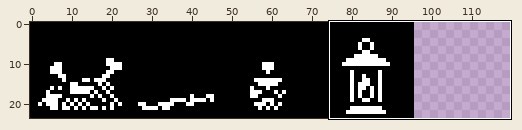
Two states of a pixel-art file, assets/asesprite/items_ase.aseprite. Above: a wide view before the commit, with the close-up outlined.
Close-up. Before the edit:
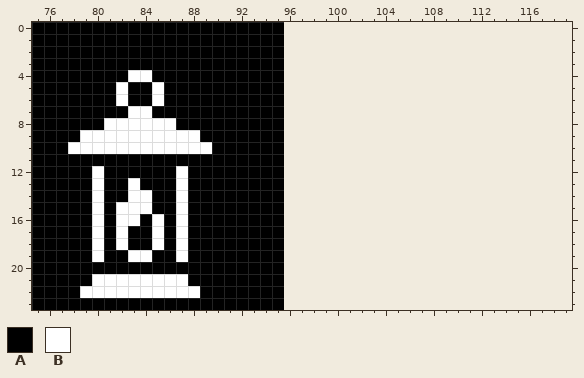
96x24 pixels, 1 frame. Shown: x 75..119, y 0..23. The old version is drawn lined up with the new one, on the new canvas.
Visible layers, top first: "Layer 1", "Layer".
Palette (. is transparent): A #000000  B #ffffff
Pixels before, first column x 75:
 0 AAAAAAAAAAAAAAAAAAAAA
 1 AAAAAAAAAAAAAAAAAAAAA
 2 AAAAAAAAAAAAAAAAAAAAA
 3 AAAAAAAAAAAAAAAAAAAAA
 4 AAAAAAAABBAAAAAAAAAAA
 5 AAAAAAABAABAAAAAAAAAA
 6 AAAAAAABAABAAAAAAAAAA
 7 AAAAAAAABBAAAAAAAAAAA
 8 AAAAAABBBBBBAAAAAAAAA
 9 AAAABBBBBBBBBBAAAAAAA
10 AAABBBBBBBBBBBBAAAAAA
11 AAAAAAAAAAAAAAAAAAAAA
12 AAAAABAAAAAABAAAAAAAA
13 AAAAABAABAAABAAAAAAAA
14 AAAAABAABBAABAAAAAAAA
15 AAAAABABBBAABAAAAAAAA
16 AAAAABABBABABAAAAAAAA
17 AAAAABABAABABAAAAAAAA
18 AAAAABABAABABAAAAAAAA
19 AAAAABAABBAABAAAAAAAA
20 AAAAAAAAAAAAAAAAAAAAA
21 AAAAABBBBBBBBAAAAAAAA
22 AAAABBBBBBBBBBAAAAAAA
23 AAAAAAAAAAAAAAAAAAAAA
New version:
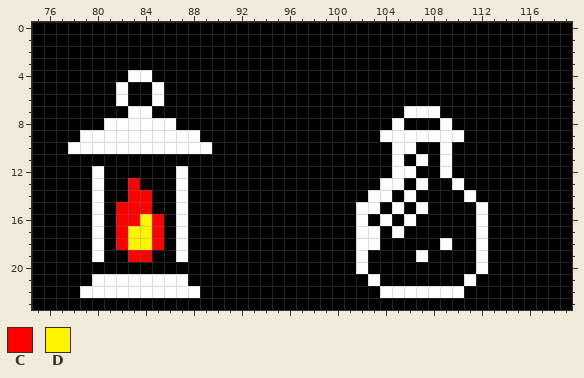
Colours new in this view: C #ff0000  D #fff400
Edits made:
canvas 96x24 -> 120x24
Changed rows in their new state; - is an unchanged pixel.
first column x 82:
 0 --------------AAAAAAAAAAAAAAAAAAAAAAAA
 1 --------------AAAAAAAAAAAAAAAAAAAAAAAA
 2 --------------AAAAAAAAAAAAAAAAAAAAAAAA
 3 --------------AAAAAAAAAAAAAAAAAAAAAAAA
 4 --------------AAAAAAAAAAAAAAAAAAAAAAAA
 5 --------------AAAAAAAAAAAAAAAAAAAAAAAA
 6 --------------AAAAAAAAAAAAAAAAAAAAAAAA
 7 --------------AAAAAAAAAABBBAAAAAAAAAAA
 8 --------------AAAAAAAAABAAABAAAAAAAAAA
 9 --------------AAAAAAAABBBBBBBAAAAAAAAA
10 --------------AAAAAAAAABBAABAAAAAAAAAA
11 --------------AAAAAAAAABABABAAAAAAAAAA
12 --------------AAAAAAAAABBAABAAAAAAAAAA
13 -C------------AAAAAAAABBABAABAAAAAAAAA
14 -CC-----------AAAAAAABBABAAAABAAAAAAAA
15 CCC-----------AAAAAABBABABAAAABAAAAAAA
16 CCDC----------AAAAAABABABAAAAABAAAAAAA
17 CDDC----------AAAAAABBABAAAAAABAAAAAAA
18 CDDC----------AAAAAABBAAAAABAABAAAAAAA
19 -CC-----------AAAAAABAAAABAAAABAAAAAAA
20 --------------AAAAAABAAAAAAAAABAAAAAAA
21 --------------AAAAAAABAAAAAAABAAAAAAAA
22 --------------AAAAAAAABBBBBBBAAAAAAAAA
23 --------------AAAAAAAAAAAAAAAAAAAAAAAA
